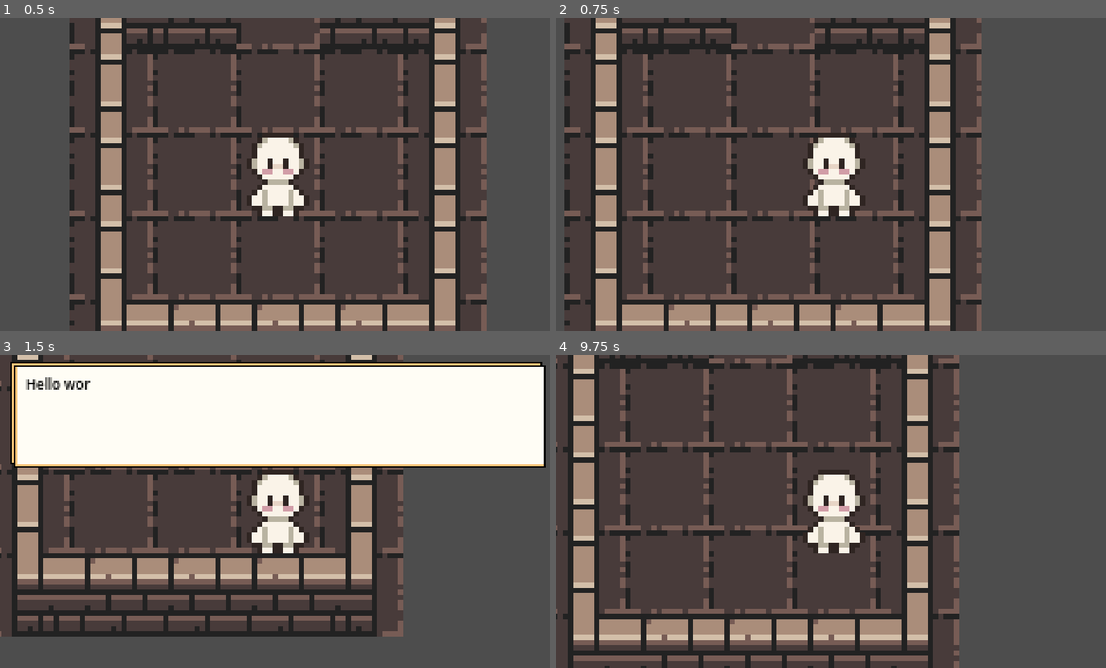
Above: before the commit, frames 1-4 (two rows, left to right).
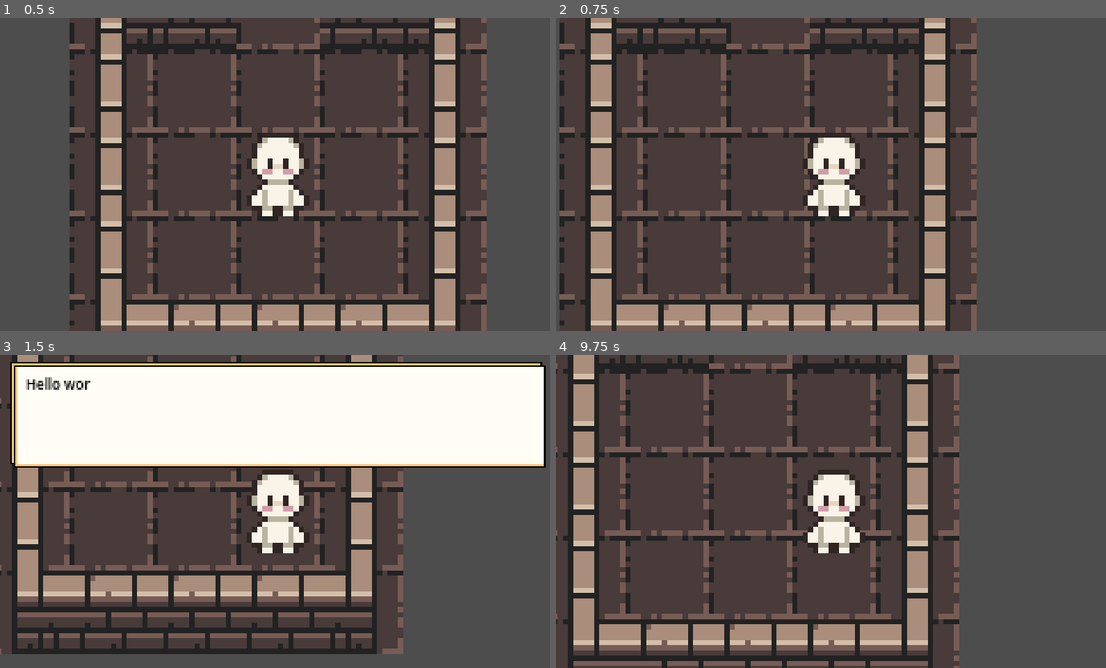
Above: after the commit, the same moments.

Repository: Spyobird/cyberthon-2026-godot
Game: Godot game, scene res://game.tscn
Two runs of this game, one before a commit and one after it. Both use one fixed random seed, a clock stepped at 60 frames per second and the inputs below.
Inputs:
- Up to frame 1 (0.5 s): no input
- Up to frame 2 (0.75 s): tap Enter at 0.5 s; hold Right (ui_right) from 0.53 s (still down); tap Q (test_api) at 0.6 s
- Up to frame 3 (1.5 s): tap Space at 1.25 s; release Right (ui_right) at 1.28 s; hold Down (ui_down) from 1.28 s (still down); tap M (test_message) at 1.35 s
- Up to frame 4 (9.75 s): tap Enter at 2, 4.25 s; release Down (ui_down) at 2.03 s; hold Right (ui_right) 2.03-2.78 s; tap E (use) every 2.25 s from 2.1 to 8.85 s; hold Up (ui_up) 2.78-3.53 s; tap Q (test_api) every 2.25 s from 2.85 to 9.6 s; tap Space at 3.5, 5 s; hold Left (ui_left) 3.53-5.03 s; tap M (test_message) at 3.6, 5.85, 8.1 s; hold Down (ui_down) 5.03-5.78 s; hold Right (ui_right) 5.78-6.53 s; hold Up (ui_up) 6.53-7.28 s; hold Right (ui_right) 7.28-8.03 s; hold Down (ui_down) 8.03-8.78 s; hold Left (ui_left) 8.78-9.53 s; hold Up (ui_up) from 9.53 s (still down)

Frame 1 is identical in both runs. In frame 2, 20% of the frame differs, in the area x 0-78%, y 0-100%; in frame 3, 19%; in frame 4, 19%.

Commit message:
Implement interactable components (#16)
Created a new InteractableComponent, which is a StaticBody2D.

During physics collision, the interact method may be called.
This emits the signal interacted. To add functionality when an interaction happens, listen to the interacted signal with a callback.
The is_collidable flag can be turned off, in which case no physics collisions will occur.

* Add InteractableComponent for interactions

* Create mock enemy to test interactions

* Refactor movement script to handle collisions better

* Added test popup with interaction with test enemy

Diff:
--- a/game.tscn
+++ b/game.tscn
@@ -4,6 +4,7 @@
 [ext_resource type="Texture2D" uid="uid://dqc7ls362yi8y" path="res://assets/atlas_walls_low-16x16.png" id="2_xutd4"]
 [ext_resource type="PackedScene" uid="uid://c2rwri4onoggv" path="res://scenes/characters/player/player.tscn" id="3_ahv6m"]
 [ext_resource type="PackedScene" uid="uid://b2pfiuisk4j5t" path="res://scenes/ui/message_manager.tscn" id="4_fc0e3"]
+[ext_resource type="PackedScene" uid="uid://bkhsslt7xoqe2" path="res://scenes/characters/enemies/enemy.tscn" id="5_7jktm"]
 
 [sub_resource type="TileSetAtlasSource" id="TileSetAtlasSource_mgqyd"]
 texture = ExtResource("1_einx0")
@@ -170,3 +171,6 @@
 [node name="Player" parent="." unique_id=485389286 instance=ExtResource("3_ahv6m")]
 
 [node name="MessageManager" parent="." unique_id=712240846 instance=ExtResource("4_fc0e3")]
+
+[node name="Enemy" parent="." unique_id=536498216 instance=ExtResource("5_7jktm")]
+position = Vector2(0, -128)
--- /dev/null
+++ b/scenes/characters/enemies/enemy.gd
@@ -0,0 +1,11 @@
+class_name Enemy
+extends Node2D
+
+@onready var _interactable_component = $InteractableComponent
+
+func _ready() -> void:
+	_interactable_component.interacted.connect(_on_interacted)
+
+func _on_interacted(collider):
+	print("Interacted with ", collider)
+	GameManager.create_message_popup("This is an interactive popup!")
--- /dev/null
+++ b/scenes/characters/enemies/enemy.tscn
@@ -0,0 +1,25 @@
+[gd_scene format=3 uid="uid://bkhsslt7xoqe2"]
+
+[ext_resource type="Script" uid="uid://4lbib0e1gyb7" path="res://scenes/characters/enemies/enemy.gd" id="1_f2e6v"]
+[ext_resource type="Texture2D" uid="uid://dhr7p80drba8r" path="res://assets/Eris Esra's Character Template 4.0/16x16/16x16 Idle-Sheet.png" id="1_k7q23"]
+[ext_resource type="PackedScene" uid="uid://td11c468jvlu" path="res://scenes/components/interactable_component.tscn" id="2_cowpe"]
+
+[sub_resource type="RectangleShape2D" id="RectangleShape2D_7rgl3"]
+size = Vector2(16, 16)
+
+[node name="Enemy" type="Node2D" unique_id=536498216]
+script = ExtResource("1_f2e6v")
+
+[node name="Sprite2D" type="Sprite2D" parent="." unique_id=2012372711]
+texture = ExtResource("1_k7q23")
+centered = false
+offset = Vector2(-2, -4)
+hframes = 4
+vframes = 5
+
+[node name="InteractableComponent" parent="." unique_id=1097145147 instance=ExtResource("2_cowpe")]
+is_collidable = false
+
+[node name="CollisionShape2D" type="CollisionShape2D" parent="InteractableComponent" unique_id=1022671631]
+position = Vector2(8, 8)
+shape = SubResource("RectangleShape2D_7rgl3")
--- a/scenes/characters/player/player.gd
+++ b/scenes/characters/player/player.gd
@@ -15,8 +15,7 @@
 	_inventory.load_items(["magic wand"])
 
 func _physics_process(delta: float) -> void:
-	if not GameManager.is_player_movement_disabled: # TODO: handle here or in component?
-		_movement_component.process_movement(delta)
+	_movement_component.process_movement(delta)
 
 func _process(delta: float) -> void:
 	if Input.is_action_just_pressed("test_api"):
--- a/scenes/characters/player/player.tscn
+++ b/scenes/characters/player/player.tscn
@@ -26,7 +26,7 @@
 
 [node name="RayCast2D" type="RayCast2D" parent="TileBasedMovementComponent" unique_id=2066792928]
 position = Vector2(8, 8)
-target_position = Vector2(0, 8)
+target_position = Vector2(0, 16)
 
 [node name="Camera2D" type="Camera2D" parent="." unique_id=1182303739]
 position = Vector2(8, 8)
--- /dev/null
+++ b/scenes/components/interactable_component.gd
@@ -0,0 +1,9 @@
+class_name InteractableComponent
+extends StaticBody2D
+
+signal interacted(collider)
+
+@export var is_collidable: bool = true
+
+func interact(collider):
+	interacted.emit(collider)
--- /dev/null
+++ b/scenes/components/interactable_component.tscn
@@ -0,0 +1,6 @@
+[gd_scene format=3 uid="uid://td11c468jvlu"]
+
+[ext_resource type="Script" uid="uid://cl013yx1tmuuv" path="res://scenes/components/interactable_component.gd" id="1_onphe"]
+
+[node name="InteractableComponent" type="StaticBody2D" unique_id=1097145147]
+script = ExtResource("1_onphe")
--- a/scenes/components/tile_based_movement_component.gd
+++ b/scenes/components/tile_based_movement_component.gd
@@ -4,23 +4,21 @@
 @export var tile_size: int = 16
 @export var walk_speed: float = 4.0
 @onready var _ray: RayCast2D = $RayCast2D
-var _percent_moved_to_next_tile: float = 0.0
-var _input_direction: Vector2 = Vector2.ZERO
-var _position: Vector2 = Vector2.ZERO
-var _is_moving: bool = false
+var _input_direction: Vector2 = Vector2.ZERO # consider moving input out
+var _target_position: Vector2 = Vector2.ZERO
 var _parent: Node2D
+var is_moving: bool = false
 
 func init(parent: Node) -> void:
 	_parent = parent
 
 func process_movement(delta: float):
-	if not _is_moving:
+	if not is_moving and not GameManager.is_player_movement_disabled:
 		_process_player_input()
-	elif _input_direction != Vector2.ZERO:
+	if _input_direction != Vector2.ZERO:
 		_move(delta)
-	else:
-		_is_moving = false
 
+### Input processing ###
 func _process_player_input():
 	if _input_direction.y == 0:
 		_input_direction.x = int(Input.is_action_just_pressed("ui_right")) - int(Input.is_action_just_pressed("ui_left"))
@@ -28,23 +26,48 @@
 		_input_direction.y = int(Input.is_action_just_pressed("ui_down")) - int(Input.is_action_just_pressed("ui_up"))
 
 	if _input_direction != Vector2.ZERO:
-		_position = _parent.global_position
-		_is_moving = true
+		_target_position = _input_direction * tile_size
+		_start_movement()
 
-func _is_next_tile_blocked() -> bool:
-	var target_tile = _input_direction * tile_size / 2
-	_ray.target_position = target_tile
+### Collision checking ###
+func _check_collision() -> bool:
+	_ray.target_position = _target_position
 	_ray.force_raycast_update()
-	return _ray.is_colliding()
+	if _ray.is_colliding():
+		var collider = _ray.get_collider()
+		return _check_collider(collider)
+	return false
 
-func _move(delta: float) -> void:
-	if _is_next_tile_blocked():
-		_is_moving = false
-		return
-	_percent_moved_to_next_tile += walk_speed * delta
-	if _percent_moved_to_next_tile >= 1.0:
-		_parent.global_position = _position + tile_size * _input_direction
-		_percent_moved_to_next_tile = 0.0
-		_is_moving = false
+func _check_collider(collider) -> bool:
+	if collider is TileMapLayer:
+		return true
+	if collider is InteractableComponent:
+		# collision callback happens in check, consider moving elsewhere if not clean
+		collider.interact(_parent)
+		if collider.is_collidable:
+			return true
+	return false
+
+### Movement ###
+func _start_movement():
+	if not is_moving and not _check_collision():
+		_target_position = _parent.position + _input_direction * tile_size
+		is_moving = true
 	else:
-		_parent.global_position = _position + tile_size * _input_direction * _percent_moved_to_next_tile
+		pass
+
+func _move(delta: float):
+	if is_moving:
+		_parent.position = _parent.position.move_toward(_target_position, delta * tile_size * walk_speed)
+		if _parent.position.distance_squared_to(_target_position) < 1.0:
+			_stop_movement()
+
+func _stop_movement():
+	is_moving = false
+	_snap_position_to_grid()
+
+func _snap_position_to_grid():
+	_parent.position = Vector2(
+		roundf(_parent.position.x / tile_size) * tile_size,
+		roundf(_parent.position.y / tile_size) * tile_size
+	)
Not shown, added: scenes/characters/enemies/enemy.gd.uid
Not shown, added: scenes/components/interactable_component.gd.uid
